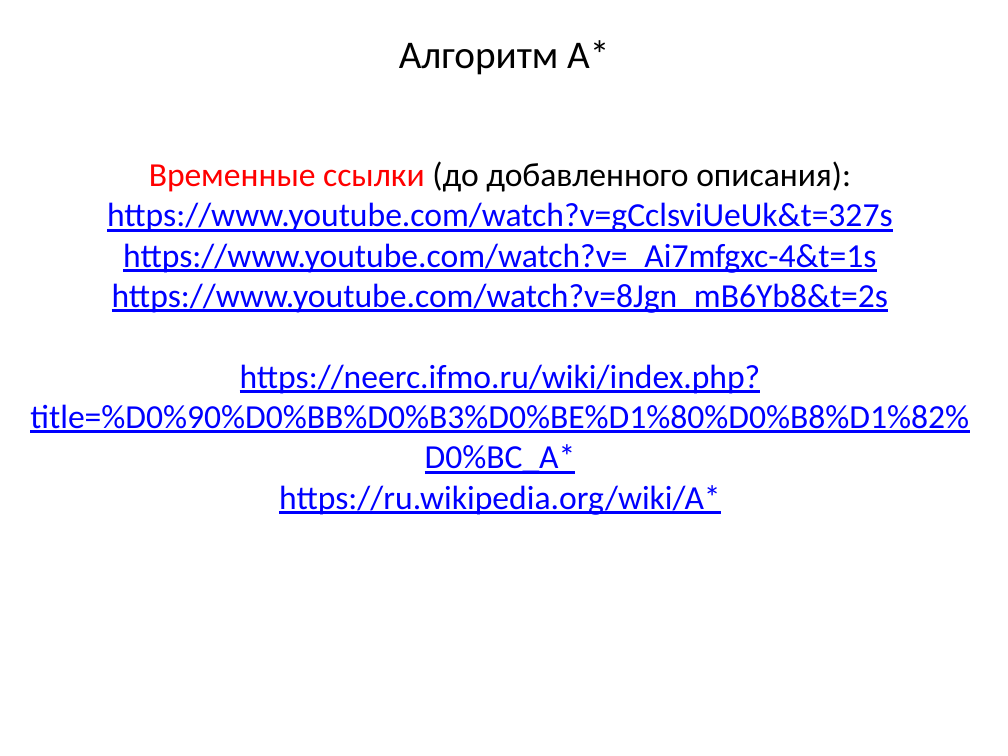
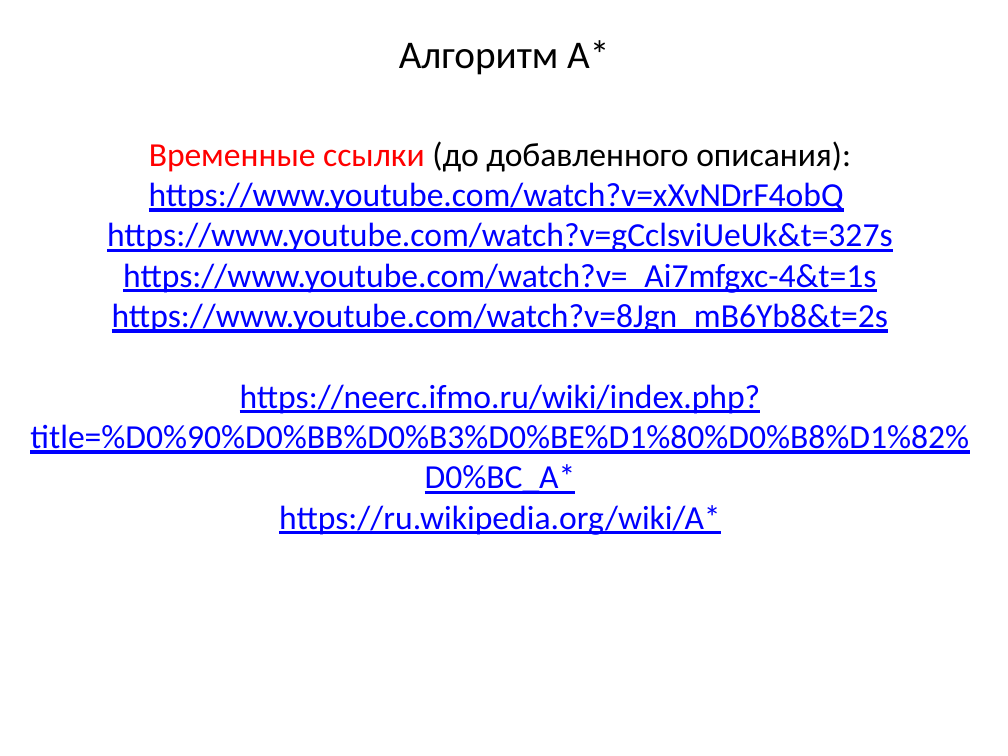
Before and after one commit to SteinbergOB/ANG, a slide deck: slide 125 of Презентации/Лекция 3.pptx. Drawn at 1008x756 pixels with LibreOffice and Linux fonts; fonts in the diff are those of the drawing. Boxes give left, top, right and bottom in pixels: in the first picture for what was removed or moved away, otherwise in the second. Text is boxed around its words. In the diff, an @@ line names an element or a change of style, - is before the commit and + after.

Commit message:
a*

```diff
--- a/Презентации/Лекция 3.pptx
+++ b/Презентации/Лекция 3.pptx
@@ text at <box>149,182,844,212</box>: paragraph added @@
+https://www.youtube.com/watch?v=xXvNDrF4obQ
```
